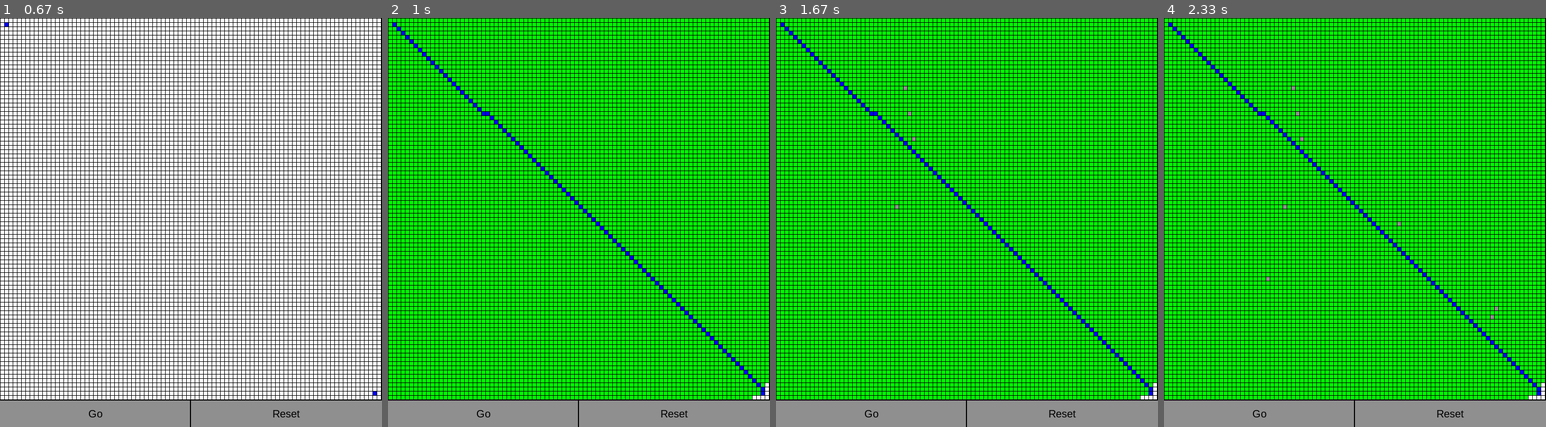
Above: before the commit, frames 1-4 (left to right).
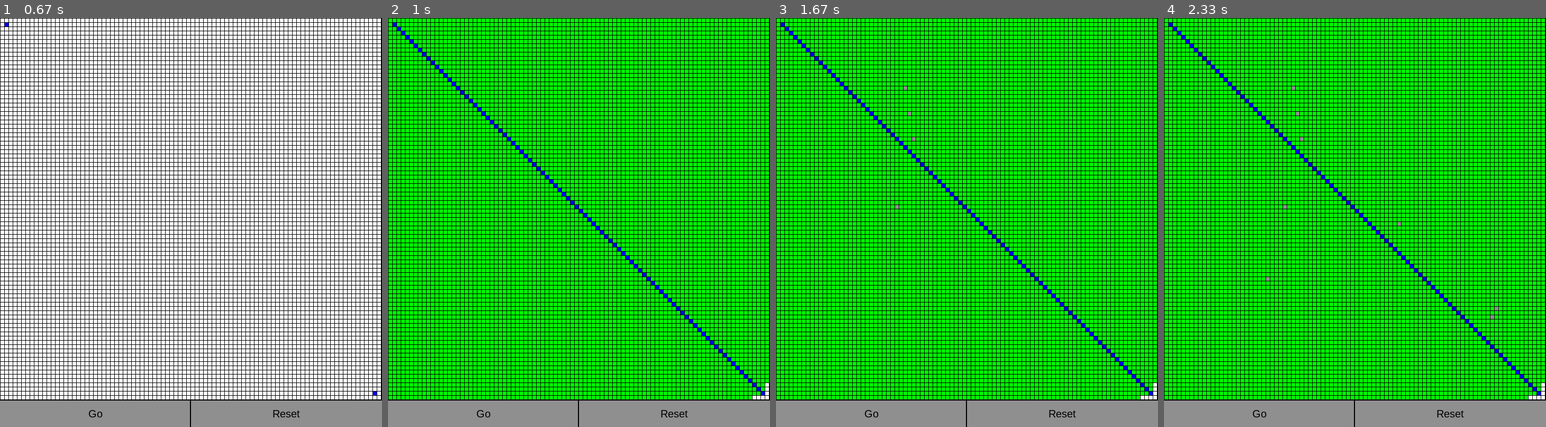
Above: after the commit, the same moments.

Repository: ChrisKneller/pygame-pathfinder
Game: pygame game, started from grid.py
The game is run twice, just before and just after one commit, with the same random seed, the same clock (stepped at 60 frames per second) and the same inputs.
Inputs (mouse positions are in pixels of both pictures, inside the frame that each line leads up to):
- Up to frame 1 (0.67 s): move the mouse to (175, 242) at 0.37 s
- Up to frame 2 (1 s): click "Go" at 0.88 s
- Up to frame 3 (1.67 s): press the mouse at (913, 136) at 1.2 s; move the mouse to (909, 112) at 1.3 s; release the mouse at (905, 87) at 1.43 s; press the mouse at (913, 136) at 1.53 s; move the mouse to (894, 206) at 1.63 s
- Up to frame 4 (2.33 s): release the mouse at (1267, 275) at 1.77 s; press the mouse at (1301, 136) at 1.87 s; move the mouse to (1397, 222) at 1.97 s; release the mouse at (1496, 304) at 2.1 s; click (1492, 316) at 2.25 s

Frame 1 is identical in both runs. In frame 2, 1.2% of the frame differs, in the area x 25-99%, y 22-92%; in frame 3, 1.2%; in frame 4, 1.2%.

Commit message:
Implemented a priority queue on traceback

Diff:
--- a/grid.py
+++ b/grid.py
@@ -238,32 +238,37 @@
 
             # Neighbours defined as 1 square above, below, left or right
             neighbours = (
-                (min(n,current_node[0]+1),current_node[1]),
-                (max(0,current_node[0]-1),current_node[1]),
-                (current_node[0],min(n,current_node[1]+1)),
-                (current_node[0],max(0,current_node[1]-1))
+                ((min(n,current_node[0]+1),current_node[1]),"+"),
+                ((max(0,current_node[0]-1),current_node[1]),"+"),
+                ((current_node[0],min(n,current_node[1]+1)),"+"),
+                ((current_node[0],max(0,current_node[1]-1)),"+")
+            )
+
+            # If we want the path to diagonal movements
+            # + represents movement up down left or right
+            # x represents diagonal movement
+            if diagonals:
+                neighbours = (
+                    ((min(n,current_node[0]+1),current_node[1]),"+"),
+                    ((max(0,current_node[0]-1),current_node[1]),"+"),
+                    ((current_node[0],min(n,current_node[1]+1)),"+"),
+                    ((current_node[0],max(0,current_node[1]-1)),"+"),
+                    ((min(n,current_node[0]+1),min(n,current_node[1]+1)),"x"),
+                    ((min(n,current_node[0]+1),max(0,current_node[1]-1)),"x"),
+                    ((max(0,current_node[0]-1),min(n,current_node[1]+1)),"x"),
+                    ((max(0,current_node[0]-1),max(0,current_node[1]-1)),"x")
                 )
-
-            # If we want the path to diagonal movements
-            if diagonals:
-                diag_neighbours = (
-                    (min(n,current_node[0]+1),min(n,current_node[1]+1)),
-                    (min(n,current_node[0]+1),max(0,current_node[1]-1)),
-                    (max(0,current_node[0]-1),min(n,current_node[1]+1)),
-                    (max(0,current_node[0]-1),max(0,current_node[1]-1))
-                )
-                for neighbour in diag_neighbours:
-                    neighbours_loop(
-                        neighbour,
-                        mazearr=mazearray,
-                        visited_nodes=visited_nodes,
-                        unvisited_nodes=unvisited_nodes,
-                        queue=queue,
-                        v_distances=v_distances,
-                        current_node=current_node,
-                        current_distance=current_distance,
-                        diags=True
-                    )
+            # for neighbour in neighbours:
+            #     neighbours_loop(
+            #         neighbour,
+            #         mazearr=mazearray,
+            #         visited_nodes=visited_nodes,
+            #         unvisited_nodes=unvisited_nodes,
+            #         queue=queue,
+            #         v_distances=v_distances,
+            #         current_node=current_node,
+            #         current_distance=current_distance,
+            #     )
 
             # Call to check neighbours of the current node
             for neighbour in neighbours:
@@ -323,9 +328,10 @@
             mazearray[goal_node[0]][goal_node[1]] = "E"
 
         v_distances[goal_node] = current_distance + (1 if not diagonals else 2**0.5)
+        visited_nodes.add(goal_node)
 
         # Draw the path back from goal node to start node
-        trace_back(goal_node, start_point, v_distances, n, mazearray, diags=diagonals)
+        trace_back(goal_node, start_point, v_distances, visited_nodes, n, mazearray, diags=diagonals)
 
         end = time.perf_counter()
         num_visited = len(visited_nodes)
@@ -343,53 +349,55 @@
 
     # loop to check all neighbours of the "current node"
     def neighbours_loop(neighbour, mazearr, visited_nodes, unvisited_nodes, queue, v_distances, current_node, current_distance, diags=False):
+        neighbour, ntype = neighbour
         if neighbour in visited_nodes:
             pass
         elif mazearr[neighbour[0]][neighbour[1]] == 'W':
             visited_nodes.add(neighbour)
             unvisited_nodes.discard(neighbour)
         else:
-            if not diags:
+            if ntype == "+":
                 queue.push(current_distance+1, neighbour)
-            else:
+            elif ntype == "x":
                 queue.push(current_distance+(2**0.5), neighbour)
 
     # trace a path back from the end node to the start node after the algorithm has been run
-    def trace_back(goal_node, start_node, v_distances, n, mazearray, diags=False):
+    def trace_back(goal_node, start_node, v_distances, visited_nodes, n, mazearray, diags=False):
         path = [goal_node]
         current_node = goal_node
         distance = v_distances[goal_node]
         while current_node != start_node:
+            neighbour_distances = PriorityQueue()
             if not diags:
                 neighbours = (
-                    (min(n,current_node[0]+1),current_node[1]),
-                    (max(0,current_node[0]-1),current_node[1]),
-                    (current_node[0],min(n,current_node[1]+1)),
-                    (current_node[0],max(0,current_node[1]-1))
+                    ((min(n,current_node[0]+1),current_node[1]),"+"),
+                    ((max(0,current_node[0]-1),current_node[1]),"+"),
+                    ((current_node[0],min(n,current_node[1]+1)),"+"),
+                    ((current_node[0],max(0,current_node[1]-1)),"+")
                 )
             else:
                 neighbours = (
-                    (min(n,current_node[0]+1),current_node[1]),
-                    (max(0,current_node[0]-1),current_node[1]),
-                    (current_node[0],min(n,current_node[1]+1)),
-                    (current_node[0],max(0,current_node[1]-1)),
-                    (min(n,current_node[0]+1),min(n,current_node[1]+1)),
-                    (min(n,current_node[0]+1),max(0,current_node[1]-1)),
-                    (max(0,current_node[0]-1),min(n,current_node[1]+1)),
-                    (max(0,current_node[0]-1),max(0,current_node[1]-1))
+                    ((min(n,current_node[0]+1),min(n,current_node[1]+1)),"x"),
+                    ((min(n,current_node[0]+1),max(0,current_node[1]-1)),"x"),
+                    ((max(0,current_node[0]-1),min(n,current_node[1]+1)),"x"),
+                    ((max(0,current_node[0]-1),max(0,current_node[1]-1)),"x"),
+                    ((min(n,current_node[0]+1),current_node[1]),"+"),
+                    ((max(0,current_node[0]-1),current_node[1]),"+"),
+                    ((current_node[0],min(n,current_node[1]+1)),"+"),
+                    ((current_node[0],max(0,current_node[1]-1)),"+")
                     )
             try:
                 distance = v_distances[current_node]
             except Exception as e:
                 print(e)
-            for neighbour in neighbours:
-                if neighbour == current_node:
-                    continue
-                elif neighbour in v_distances and v_distances[neighbour] <= distance - 1:
+            for neighbour, ntype in neighbours:
+                if neighbour in v_distances:
                     distance = v_distances[neighbour]
-                    mazearray[current_node[0]][current_node[1]] = "X"
-                    path.append(neighbour)
-                    current_node = neighbour
+                    neighbour_distances.push(distance, neighbour)
+            distance, smallest_neighbour = neighbour_distances.pop()
+            mazearray[smallest_neighbour[0]][smallest_neighbour[1]] = "X"
+            path.append(smallest_neighbour)
+            current_node = smallest_neighbour
 
         mazearray[start_node[0]][start_node[1]] = "X"
 
